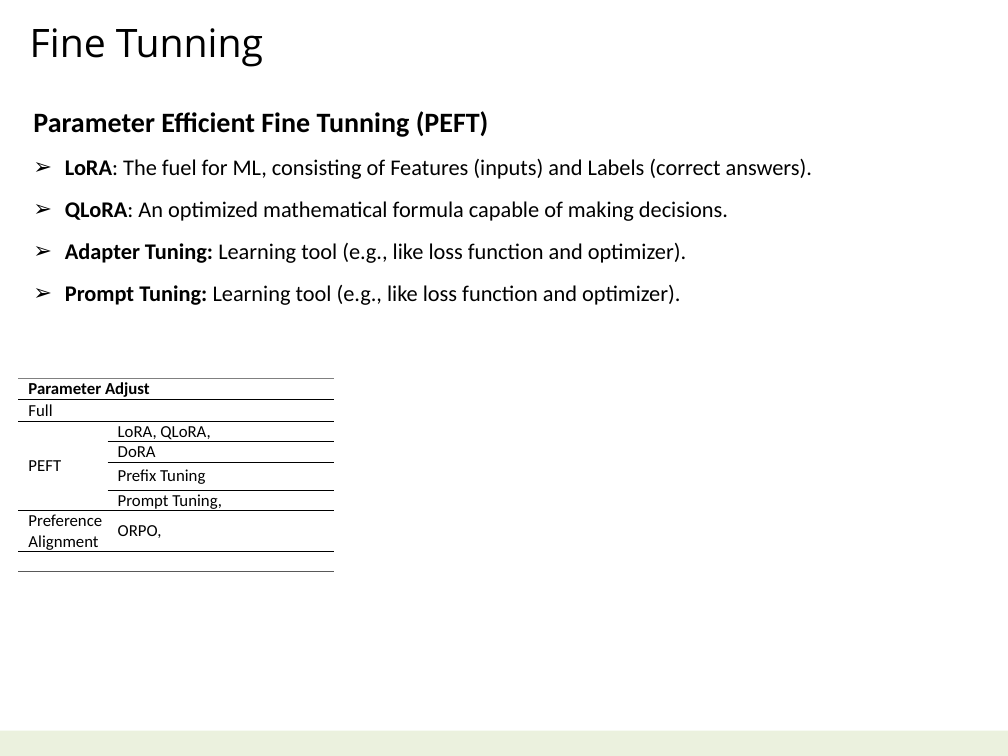
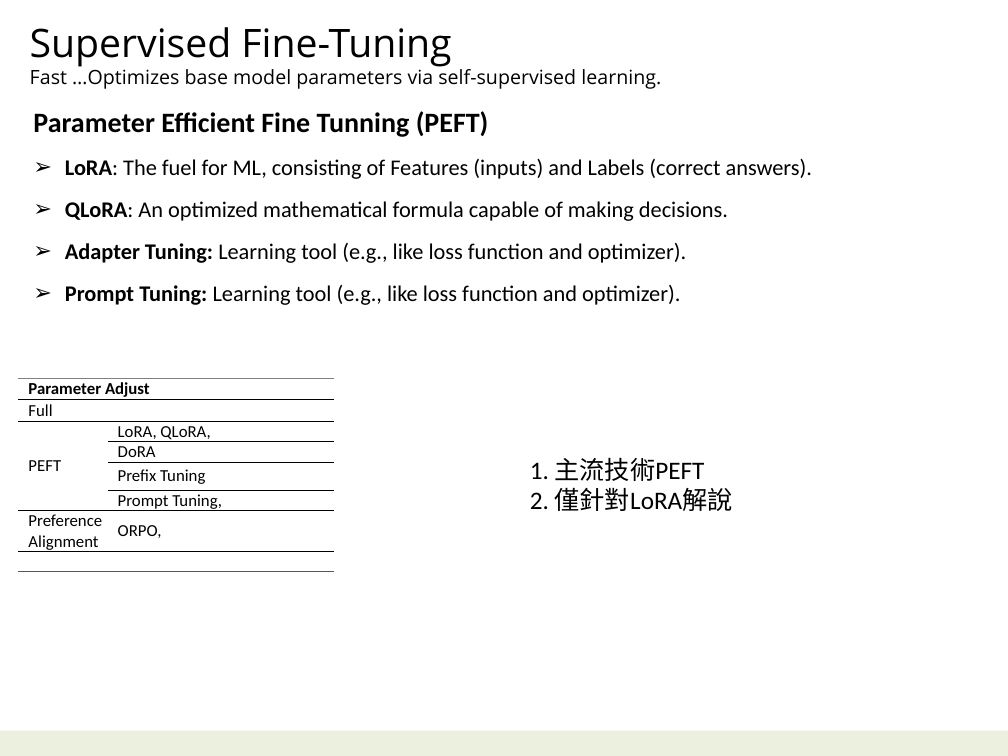
Before and after one commit to navibator/crazy-ai, a slide deck: slide 11 of ai-gemma.pptx (slide 10 before the commit). Drawn at 1008x756 pixels with LibreOffice and Linux fonts; fonts in the diff are those of the drawing. Boxes give left, top, right and bottom in pixels: in the first picture for what was removed or moved away, otherwise in the second. Text is boxed around its words. In the diff, an @@ line names an element or a change of style, - is before the commit and + after.

```diff
--- a/ai-gemma.pptx
+++ b/ai-gemma.pptx
@@ text at box(30, 27, 661, 89): text changed; size 28 to 14 pt @@
-Fine Tunning
+Supervised Fine-Tuning
+Fast …Optimizes base model parameters via self-supervised learning.
@@ text added at box(530, 457, 733, 511), 18 pt, text #000000 @@
+1. 主流技術PEFT
+2. 僅針對LoRA解說
```
Also in this commit, not shown: 11 other slides changed, 2 slides added, 1 slide removed, 1 other file.
